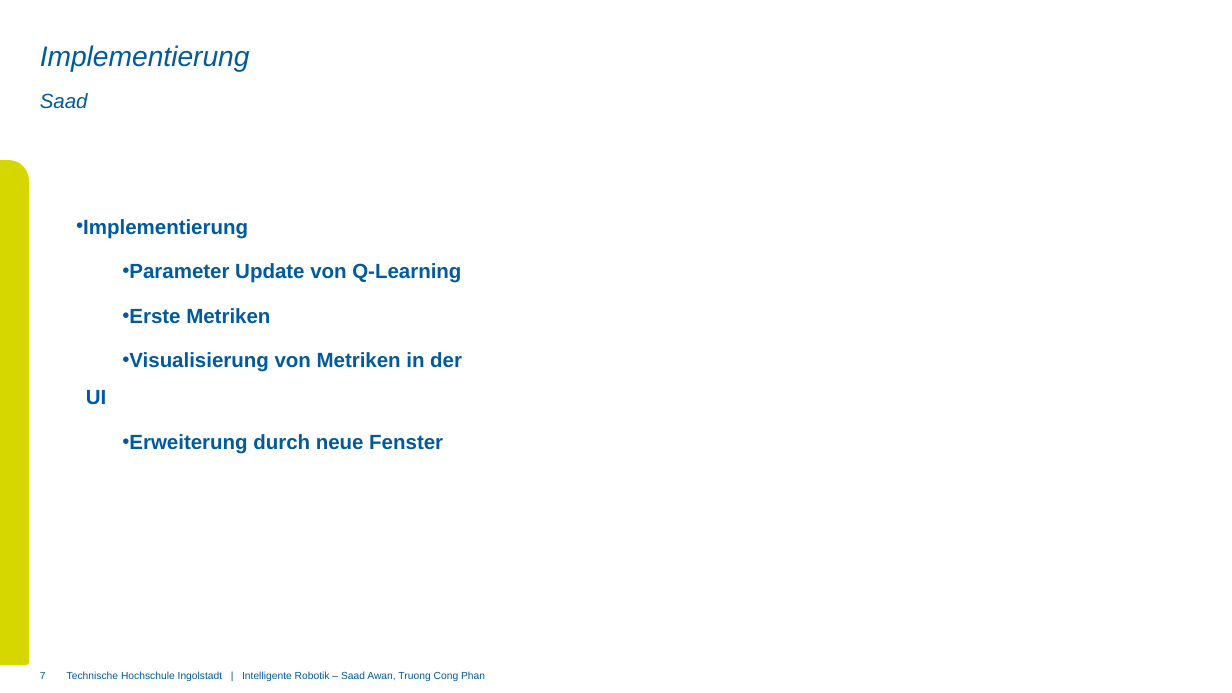
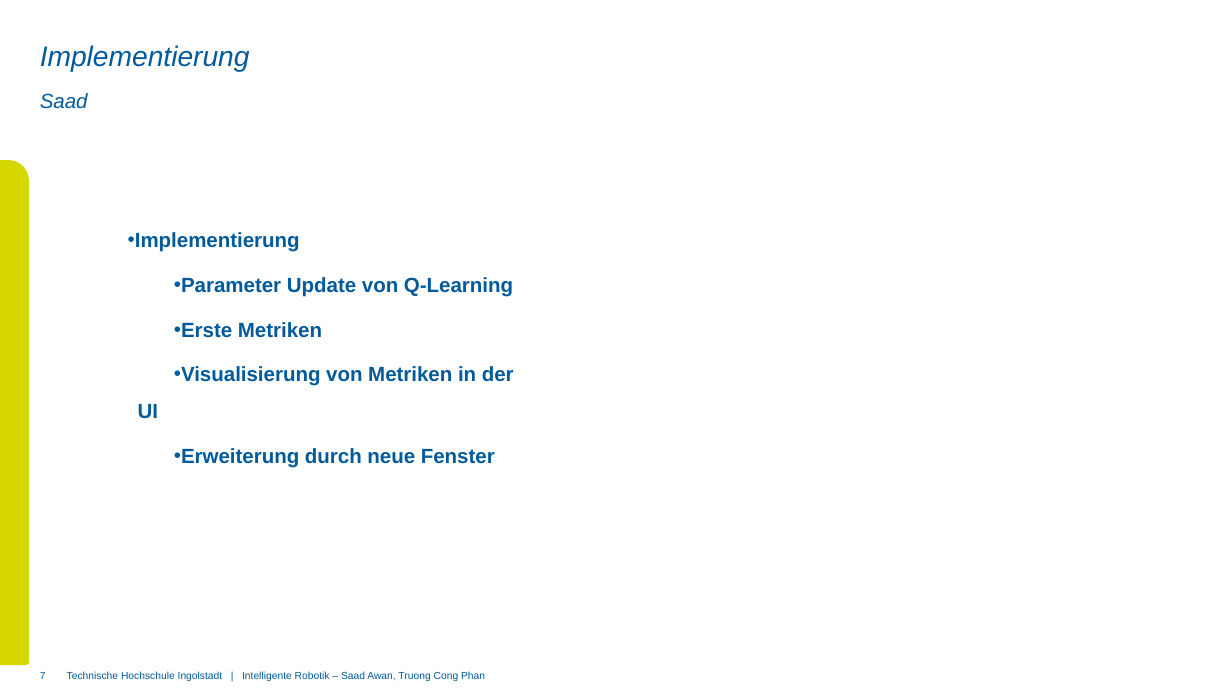
Before and after one commit to saadAw/introb, a slide deck: slide 7 of presentation/intelligente_robotik.pptx. Drawn at 1232x693 pixels with LibreOffice and Linux fonts; fonts in the diff are those of the drawing; background and template pictures are left out. Boxes give left, top, right and bottom in pixels: in the first picture for what was removed or moved away, otherwise in the second. Text is boxed around its words. In the diff, an @@ line names an element or a change of style, - is before the commit and + after.

```diff
--- a/presentation/intelligente_robotik.pptx
+++ b/presentation/intelligente_robotik.pptx
@@ text "Implementierung": place and size @@
-text "Implementierung" at (83,219,462,454)
+text "Implementierung" at (135,232,514,468)
```
Also in this commit, not shown: 5 other slides changed, 2 slides removed.
